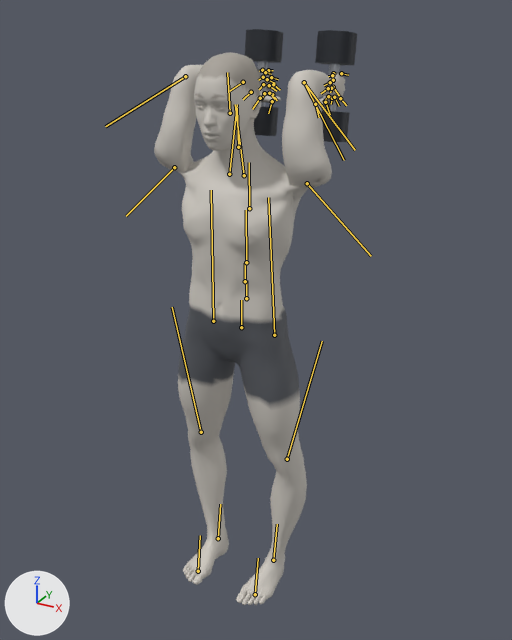
Renders of the glTF model exports/dumbbell-french-press.glb from each side of a commit.
One viewpoint serves both versions: a camera (50 mm lens) standing at (1.031, -1.792, 1.905) and looking at (-0.018, 0.114, 0.952). Lighting does not change. The marker at lower left points along +X, +Y and +Z. The first picture is the older version. Both versions are drawn at frame 84 of the action 'dumbbell-french-press'; the numbers are the values there. The bones that change, and the others that lie on the model, are drawn over the model as lines.
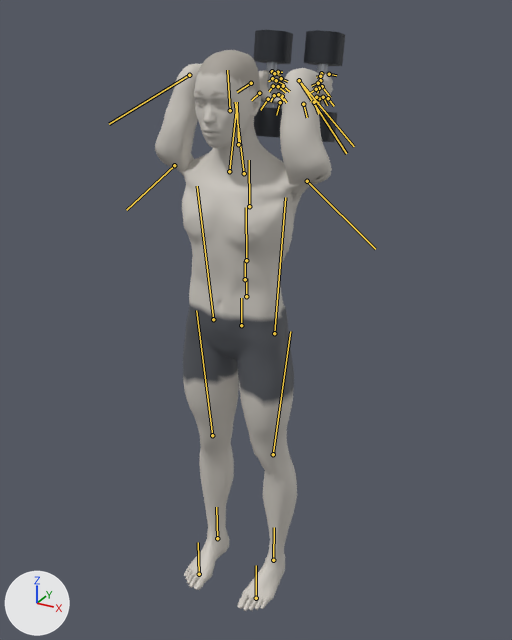
ob_dbl_right is not drawn itself; it is the parent of ob_mesh_1, ob_mesh_2, ob_mesh_3.
ob_dbr_right is not drawn itself; it is the parent of ob_mesh_4, ob_mesh_5, ob_mesh_6.

Patch to the scene script:
```diff
--- a/exports/dumbbell-french-press.glb.py
+++ b/exports/dumbbell-french-press.glb.py
@@ bone_upperarm_l @@
 bone_upperarm_l = bpy.data.objects['Body'].pose.bones['upperarm_l']  # child of 'clavicle_l'
-bone_upperarm_l.rotation_quaternion = (-0.036, 0.084, -0.343, 0.935)  # degrees (-41, -8, -173)
+bone_upperarm_l.rotation_quaternion = (-0.022, 0.114, -0.367, 0.923)  # degrees (-44, -11, -173)
@@ bone_hand_l @@
 bone_hand_l = bpy.data.objects['Body'].pose.bones['hand_l']  # child of 'lowerarm_l'
-bone_hand_l.rotation_quaternion = (-0.995, 0.047, -0.081, -0.025)  # degrees (-5, 9, 2)
+bone_hand_l.rotation_quaternion = (-0.997, 0.022, -0.068, -0.012)  # degrees (-2, 8, 1)
@@ bone_lowerarm_twist_l @@
 bone_lowerarm_twist_l = bpy.data.objects['Body'].pose.bones['lowerarm_twist_l']  # child of 'lowerarm_l'
-bone_lowerarm_twist_l.rotation_quaternion = (0.997, -0.055, 0.037, 0.039)  # degrees (-6, 4, 4)
+bone_lowerarm_twist_l.rotation_quaternion = (0.999, -0.035, 0.024, 0.025)  # degrees (-4, 3, 3)
@@ bone_upperarm_r @@
 bone_upperarm_r = bpy.data.objects['Body'].pose.bones['upperarm_r']  # child of 'clavicle_r'
-bone_upperarm_r.rotation_quaternion = (-0.036, -0.084, 0.343, 0.935)  # degrees (41, 8, -173)
+bone_upperarm_r.rotation_quaternion = (-0.022, -0.114, 0.367, 0.923)  # degrees (44, 11, -173)
@@ bone_hand_r @@
 bone_hand_r = bpy.data.objects['Body'].pose.bones['hand_r']  # child of 'lowerarm_r'
-bone_hand_r.rotation_quaternion = (0.995, 0.047, -0.081, 0.025)  # degrees (5, -9, 2)
+bone_hand_r.rotation_quaternion = (0.997, 0.022, -0.068, 0.012)  # degrees (2, -8, 1)
@@ bone_lowerarm_twist_r @@
 bone_lowerarm_twist_r = bpy.data.objects['Body'].pose.bones['lowerarm_twist_r']  # child of 'lowerarm_r'
-bone_lowerarm_twist_r.rotation_quaternion = (0.997, 0.055, -0.037, 0.039)  # degrees (6, -4, 4)
+bone_lowerarm_twist_r.rotation_quaternion = (0.999, 0.035, -0.024, 0.025)  # degrees (4, -3, 3)
@@ bone_thigh_l @@
 bone_thigh_l = bpy.data.objects['Body'].pose.bones['thigh_l']  # child of 'pelvis'
-bone_thigh_l.rotation_quaternion = (0.997, 0.019, 0.076, -0.02)  # degrees (2, 9, -2)
+bone_thigh_l.rotation_quaternion = (0.996, -0.041, 0.074, -0.02)  # degrees (-5, 8, -3)
@@ bone_calf_l @@
 bone_calf_l = bpy.data.objects['Body'].pose.bones['calf_l']  # child of 'thigh_l'
-bone_calf_l.rotation_quaternion = (0.991, -0.133, -0.001, 0.011)  # degrees (-15, 0, 1)
+bone_calf_l.rotation_quaternion = (1.0, -0.018, 0.0, 0.021)  # degrees (-2, 0, 2)
@@ bone_foot_l @@
 bone_foot_l = bpy.data.objects['Body'].pose.bones['foot_l']  # child of 'calf_l'
-bone_foot_l.rotation_quaternion = (0.986, 0.108, -0.101, 0.078)  # degrees (12, -12, 8)
+bone_foot_l.rotation_quaternion = (0.994, 0.057, -0.091, -0.003)  # degrees (7, -10, -1)
@@ bone_thigh_r @@
 bone_thigh_r = bpy.data.objects['Body'].pose.bones['thigh_r']  # child of 'pelvis'
-bone_thigh_r.rotation_quaternion = (0.997, -0.019, -0.076, -0.02)  # degrees (-2, -9, -2)
+bone_thigh_r.rotation_quaternion = (0.996, 0.041, -0.074, -0.02)  # degrees (5, -8, -3)
@@ bone_calf_r @@
 bone_calf_r = bpy.data.objects['Body'].pose.bones['calf_r']  # child of 'thigh_r'
-bone_calf_r.rotation_quaternion = (0.991, 0.133, 0.001, 0.011)  # degrees (15, 0, 1)
+bone_calf_r.rotation_quaternion = (1.0, 0.018, 0.0, 0.021)  # degrees (2, 0, 2)
@@ bone_foot_r @@
 bone_foot_r = bpy.data.objects['Body'].pose.bones['foot_r']  # child of 'calf_r'
-bone_foot_r.rotation_quaternion = (0.986, -0.108, 0.101, 0.078)  # degrees (-12, 12, 8)
+bone_foot_r.rotation_quaternion = (0.994, -0.057, 0.091, -0.003)  # degrees (-7, 10, -1)
```

Changed parts and their boxes (x1, y1, x2, y2) in the pictures (512 x 640 px):
'Mesh_0', posed (7% narrower)
    before: (154, 52, 345, 605)
    after: (155, 50, 333, 611)
'Mesh_3', posed
    before: (315, 30, 357, 65)
    after: (304, 30, 345, 66)
'Mesh_6', posed
    before: (245, 29, 283, 63)
    after: (254, 30, 293, 64)
'Mesh_2', posed
    before: (321, 111, 350, 142)
    after: (318, 111, 337, 142)
'Mesh_5', posed
    before: (254, 106, 278, 136)
    after: (254, 107, 282, 137)
'Mesh_4', posed
    before: (258, 61, 268, 107)
    after: (264, 62, 277, 108)
'Mesh_1', posed (mostly hidden)
    before: (325, 63, 340, 112)
    after: (317, 64, 328, 111)
bone 'upperarm_l', root to tip
    before: (307, 183) to (371, 256)
    after: (307, 181) to (375, 249)
bone 'hand_l', root to tip
    before: (333, 87) to (340, 97)
    after: (322, 86) to (330, 97)
bone 'lowerarm_twist_l', root to tip
    before: (304, 82) to (355, 150)
    after: (299, 80) to (354, 146)
bone 'upperarm_r', root to tip
    before: (174, 167) to (126, 216)
    after: (174, 165) to (126, 210)
bone 'hand_r', root to tip
    before: (243, 82) to (229, 91)
    after: (251, 83) to (237, 92)
bone 'lowerarm_twist_r', root to tip
    before: (185, 76) to (105, 126)
    after: (189, 75) to (109, 124)
bone 'thigh_l', root to tip
    before: (274, 335) to (268, 197)
    after: (274, 333) to (285, 197)
bone 'calf_l', root to tip
    before: (287, 459) to (322, 341)
    after: (273, 454) to (290, 331)
bone 'foot_l', root to tip
    before: (273, 560) to (277, 524)
    after: (273, 560) to (274, 527)
bone 'thigh_r', root to tip
    before: (213, 321) to (211, 190)
    after: (213, 319) to (197, 186)
bone 'calf_r', root to tip
    before: (201, 432) to (172, 307)
    after: (212, 435) to (196, 310)
bone 'foot_r', root to tip
    before: (218, 538) to (220, 504)
    after: (217, 538) to (216, 507)
